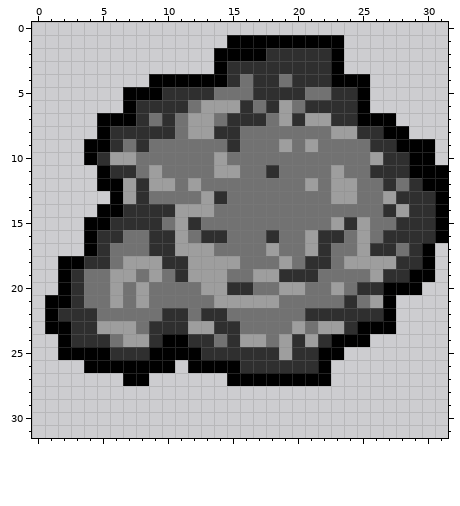
Pixel-art sprite -- Assets/Art/Props/05Average/Prop_05Average_Shrub.png. That is the earlier state.
The file is 32x32 pixels.
Now the later version:
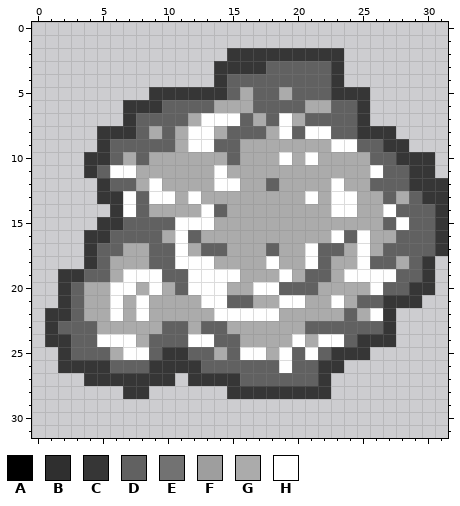
Palette (. is transparent): A #000000  B #2f2f2f  C #363636  D #616161  E #727272  F #9e9e9e  G #ababab  H #ffffff
Change:
Changed rows in their new state; - is an unchanged pixel.
first column x 1:
 1 --------------.........--------
 2 -------------.CCCCCCCCC--------
 3 -------------CCCCDDDDDC--------
 4 --------.....CDDDDDDDDC..------
 5 ------..CCCCCCDGDDGDDDCCC------
 6 ------CCCDDDDGGGDDDDGGDDC------
 7 ----..CDDDDGHHHDGDHGDDDDC..----
 8 ----CCCDGDGHHGDDDGHDHHDDCCC.---
 9 ---.CDDDDDGHHDDGGGGGGGHHDDCC..-
10 ---CCDGDGGGGGGDGGGHGHGGGGDDCCC-
11 ---CDHHGGGGGGHGGGGGGGGGGGHDDCC.
12 ----CDDGHGGGGHHGGDGGGGHGGDDDCCC
13 ----CCHDHHGHGGGGGGGGHGHHGGDGDCC
14 ----.CHDGGGGHDGGGGGGGGHHGGHDDDC
15 ---.CCDDDDHHHGGGGGGGGGGGGGDHDDC
16 ---CCDDDDGHDGGGGGGGGGGHDHGGDDDC
17 ---CDDGGDDHGDDGGGDGGHDDGHGDDDDC
18 -..CDGGGDDHHHGGGGHGGHDGGHDDGDC-
19 -CCDDGHHHDDHHHHGGGHGDDGHHHHDDC-
20 -CDGGHHGHGDHHHGGHHDDDGGGGHDDCC-
21 .CDGGHGHGGGGHHDDGGHHGGHGDDCCC--
22 CCDGGHGHGGGGGHHHHHGGGGGDGHC----
23 CDDDGGGGGDDGDDGGGGGGDDDDDDC----
24 CCDDHHHGDDDHHDDGGGGHGHHDCCC----
25 -CDDDGHHDCCDDGDHHGHDHDCCC------
26 -CCCCDDDCCCCDDDDDDHDDCC--------
27 ---CCCCCCC-CCCCDDDDDDC---------
28 ------CC------CCCCCCCC---------
